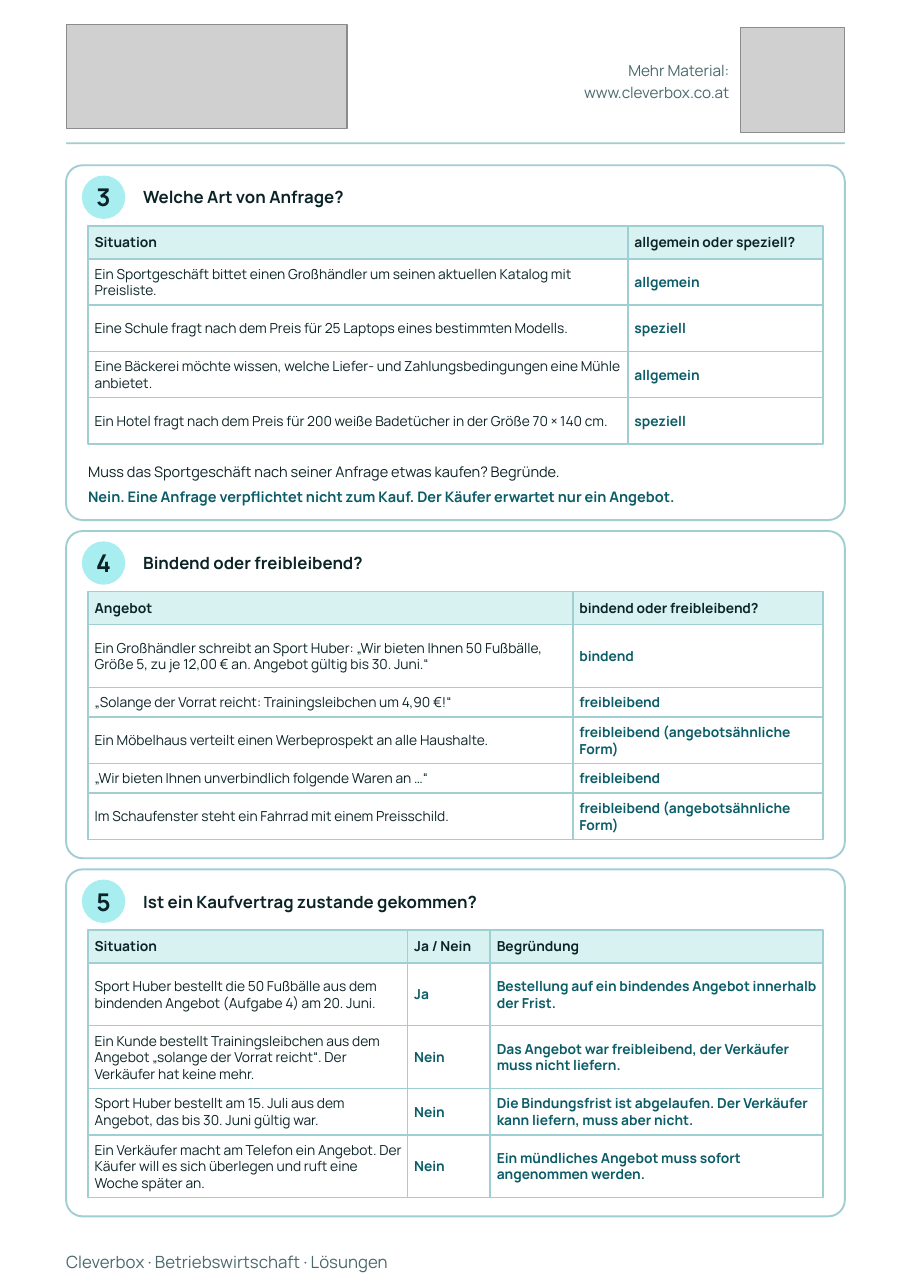
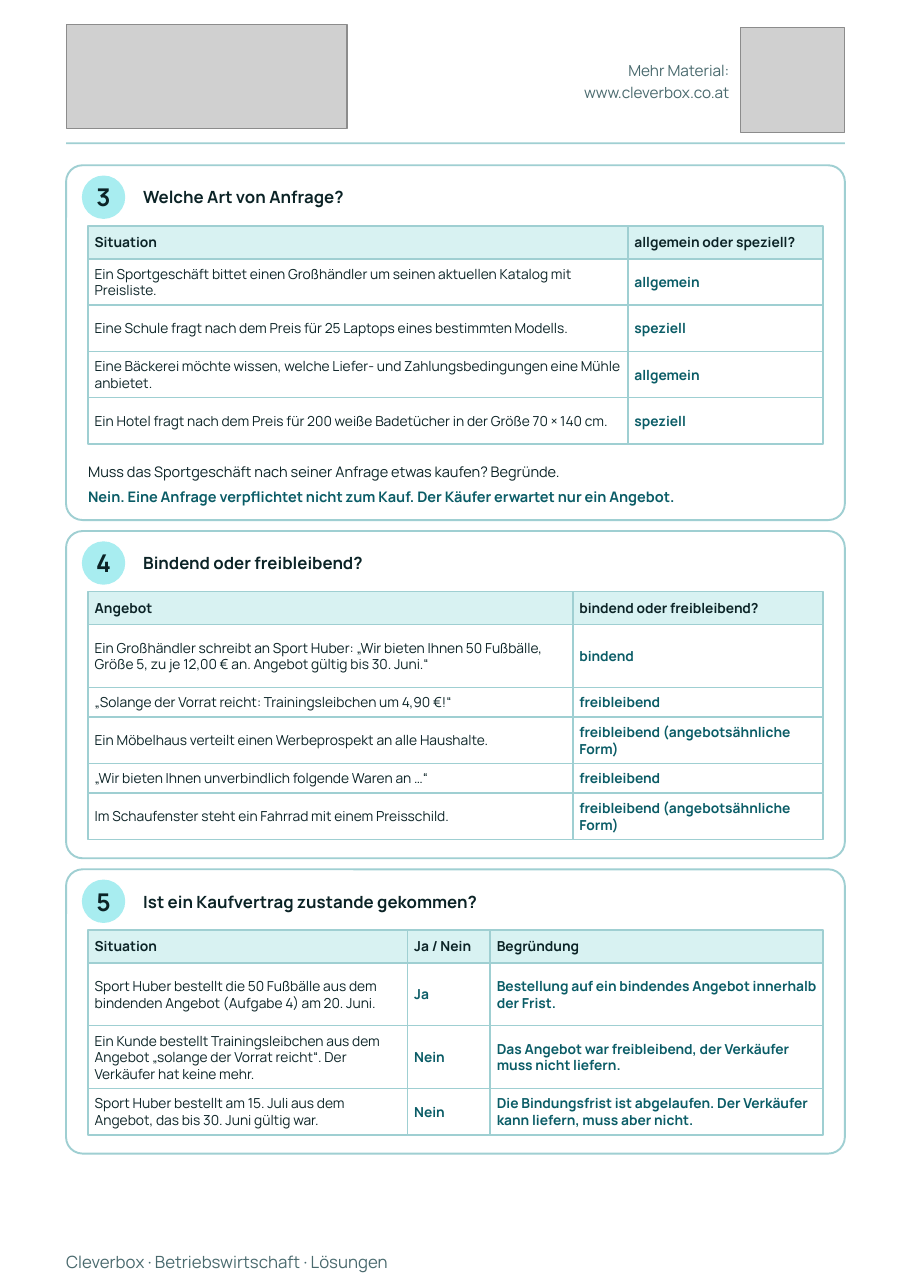
Before and after one commit to arminheske/claudecloud, a slide deck: slide 2 of videoslides/arbeitsblatt-abwicklung-kauf-loesungen-a4.pptx. Drawn at 911x1288 pixels with LibreOffice and Linux fonts; fonts in the diff are those of the drawing; grey boxes stand for pictures. Boxes give left, top, right and bottom in pixels: in the first picture for what was removed or moved away, otherwise in the second. Text is boxed around its words. In the diff, an @@ line names an element or a change of style, - is before the commit and + after.

```diff
--- a/videoslides/arbeitsblatt-abwicklung-kauf-loesungen-a4.pptx
+++ b/videoslides/arbeitsblatt-abwicklung-kauf-loesungen-a4.pptx
@@ rounded rectangle: place and size @@
-rounded rectangle at [66,869,845,1216]
+rounded rectangle at [66,869,845,1153]
@@ rounded rectangle at [66,869,845,1153]: proportions changed @@
@@ rectangle removed at [88,1135,408,1197] @@
@@ rectangle removed at [408,1135,490,1197] @@
@@ rectangle removed at [490,1135,823,1197] @@
@@ text removed at [95,1145,401,1192] @@
-Ein Verkäufer macht am Telefon ein Angebot. Der Käufer will es sich überlegen und ruft eine Woche später an.
@@ text removed at [414,1161,445,1172] @@
-Nein
@@ text removed at [497,1153,741,1183] @@
-Ein mündliches Angebot muss sofort angenommen werden.
```
Also in this commit, not shown: 2 slides removed, 5 other files.
